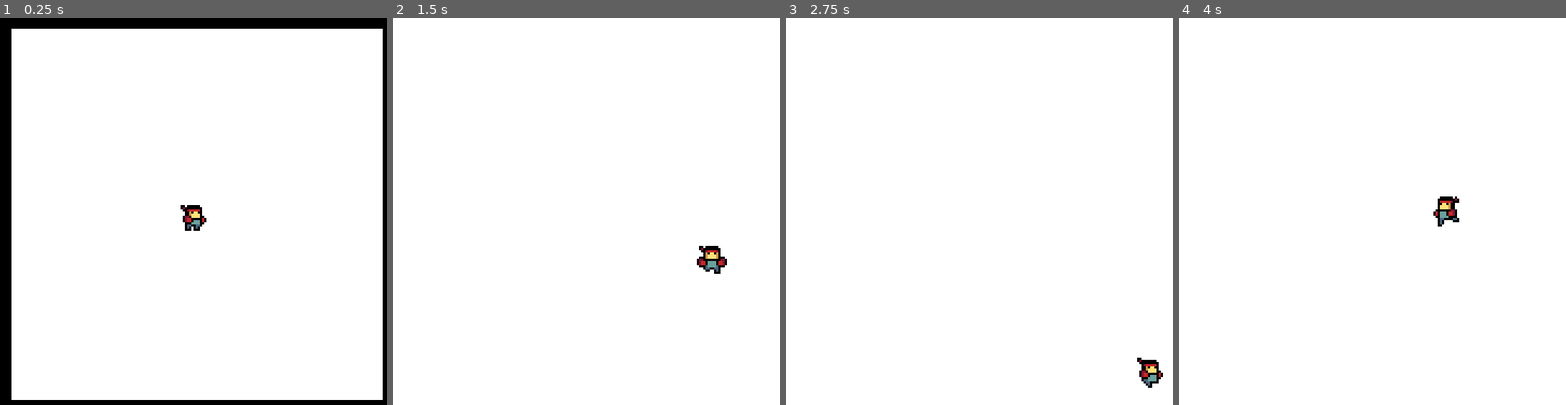
Above: before the commit, frames 1-4 (left to right).
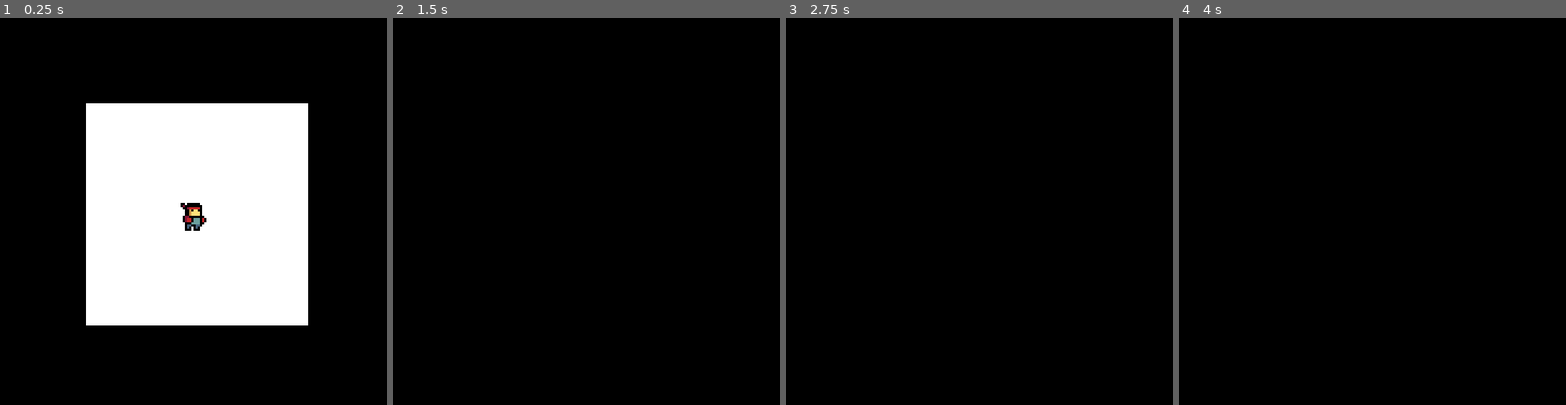
Above: after the commit, the same moments.

Repository: Compsciler/Unsquished
Game: Godot game, scene res://node_2d.tscn
Same seed, same stepped clock (60 frames per second), same inputs: the game is played once before the commit and once after it. The engine's default icon, where the game draws it, is replaced by a stand-in: a white triangle on a blue panel in a dark square.
Inputs:
- Up to frame 1 (0.25 s): no input
- Up to frame 2 (1.5 s): tap Enter at 0.5 s; hold D (right) 0.53-1.28 s; tap J (hit) at 0.6 s; hold S (down) from 1.28 s (still down); tap Space (super) at 1.35 s
- Up to frame 3 (2.75 s): release S (down) at 2.03 s; hold D (right) from 2.03 s (still down); tap J (hit) at 2.1 s
- Up to frame 4 (4 s): release D (right) at 2.78 s; hold W (up) 2.78-3.53 s; tap Space (super) at 2.85 s; hold A (left) from 3.53 s (still down); tap J (hit) at 3.6 s

The runs differ from the first frame. In frame 1, 59% of the frame differs, in the area x 2-99%, y 2-99%; in frame 2, 100%; in frame 3, 100%, in the area x 0-100%, y 0-100%; in frame 4, 100%.

Commit message:
Change spawning parameters

Diff:
--- a/floor_tiles.gd
+++ b/floor_tiles.gd
@@ -4,6 +4,7 @@
 var tile_size = 540.0 / GRID_SIZE
 var spike = preload("res://spike.tscn")
 
+@export var spawn_offset_start = 0.0
 @export var spawn_rate_start = 5.0
 @export var spawn_rate_min = 2.5
 @export var spawn_rate_increase = -0.1
@@ -13,7 +14,8 @@
 
 # Called when the node enters the scene tree for the first time.
 func _ready():
-	pass
+	Engine.time_scale = 10.0
+	timer.wait_time = spawn_rate_start + spawn_offset_start
 
 # Called every frame. 'delta' is the elapsed time since the previous frame.
 func _process(delta):
--- a/floor_tiles.tscn
+++ b/floor_tiles.tscn
@@ -4,6 +4,8 @@
 
 [node name="FloorTiles" type="Node2D"]
 script = ExtResource("1_52y3x")
+spawn_rate_min = 1.5
+spawn_rate_increase = -0.25
 
 [node name="Timer" type="Timer" parent="."]
 wait_time = 5.0
--- a/laser_tiles.gd
+++ b/laser_tiles.gd
@@ -5,6 +5,7 @@
 var center = 540.0 * 0.5
 var laser = preload("res://laser.tscn")
 
+@export var spawn_offset_start = 0.0
 @export var spawn_rate_start = 5.0
 @export var spawn_rate_min = 2.5
 @export var spawn_rate_increase = -0.1
@@ -14,7 +15,7 @@
 
 # Called when the node enters the scene tree for the first time.
 func _ready():
-	pass
+	timer.wait_time = spawn_rate_start + spawn_offset_start
 
 # Called every frame. 'delta' is the elapsed time since the previous frame.
 func _process(delta):
--- a/laser_tiles.tscn
+++ b/laser_tiles.tscn
@@ -4,9 +4,11 @@
 
 [node name="LaserTiles" type="Node2D"]
 script = ExtResource("1_2twcx")
+spawn_offset_start = 4.0
+spawn_rate_increase = -0.25
 
 [node name="Timer" type="Timer" parent="."]
-wait_time = 5.0
+wait_time = 9.0
 autostart = true
 
 [connection signal="timeout" from="Timer" to="." method="_on_timer_timeout" flags=18]
--- a/spike.gd
+++ b/spike.gd
@@ -10,7 +10,6 @@
 
 # Called when the node enters the scene tree for the first time.
 func _ready():
-	print(position)
 	sprite.modulate.a = 0.2
 #	var tween = create_tween()
 #	tween.tween_property(sprite, "modulate", Color(1,0, 0, 0.6), 0.5)
